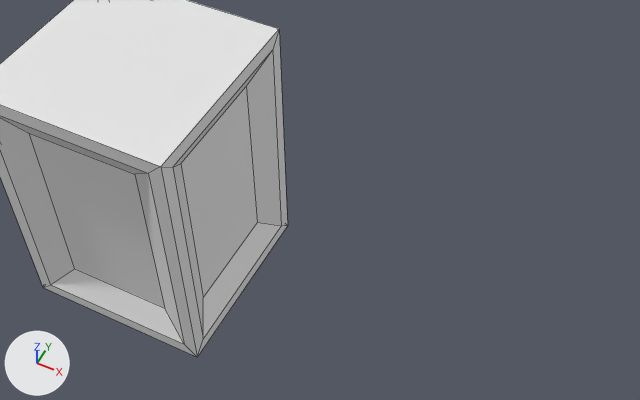
Two versions of the Blender file vongott/Assets/Mesh/Items/Equipment/Upgrades/upgrade_pickups.blend, one commit apart.
Rendered twice from a camera (50 mm lens) standing at (0.305, -0.34, 0.459) and looking at (0.142, -0.014, 0.052). The axes (+X, +Y, +Z) are drawn at lower left. The lights are the same throughout. Mesh edges are drawn as thin lines.

Objects in the first picture: 'itm_eq_upgrade_biological'.
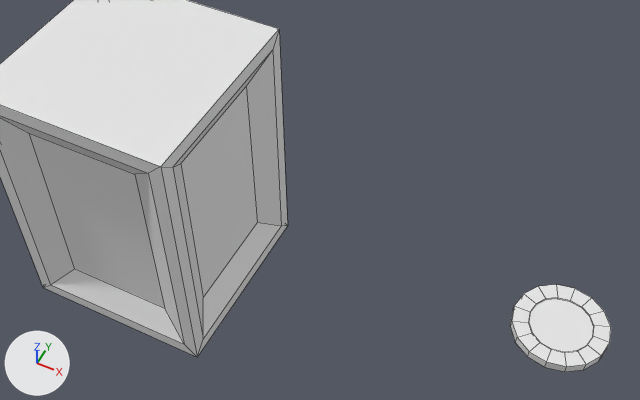
Pixel boxes [x1, y1, x2, y2] of what changed, in the pictures (640 x 400 px):
'upgrade_battery', added: after [510, 285, 611, 372]

The edits, one by one:
Mesh me_cube_002 is new.
It has 64 vertices, 50 faces and spans x -0.03..0.03, y -0.003..0.003, z -0.03..0.03.
It uses material mat_helios_05_0_png (its picture is missing).
Object 'upgrade_battery' (ob_upgrade_battery) is new; it shows me_cube_002.
Its location is (0.3, 0.0, 0.0).
Its rotation in degrees is (90, 0, 0).
